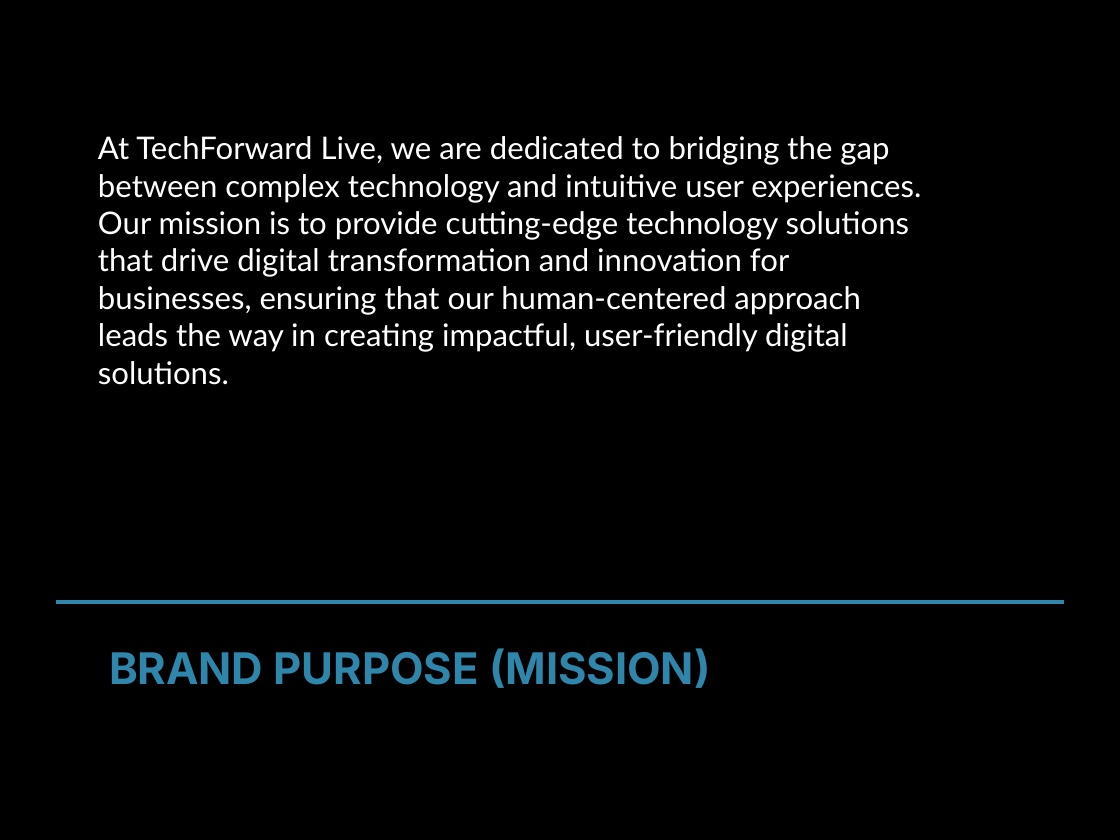
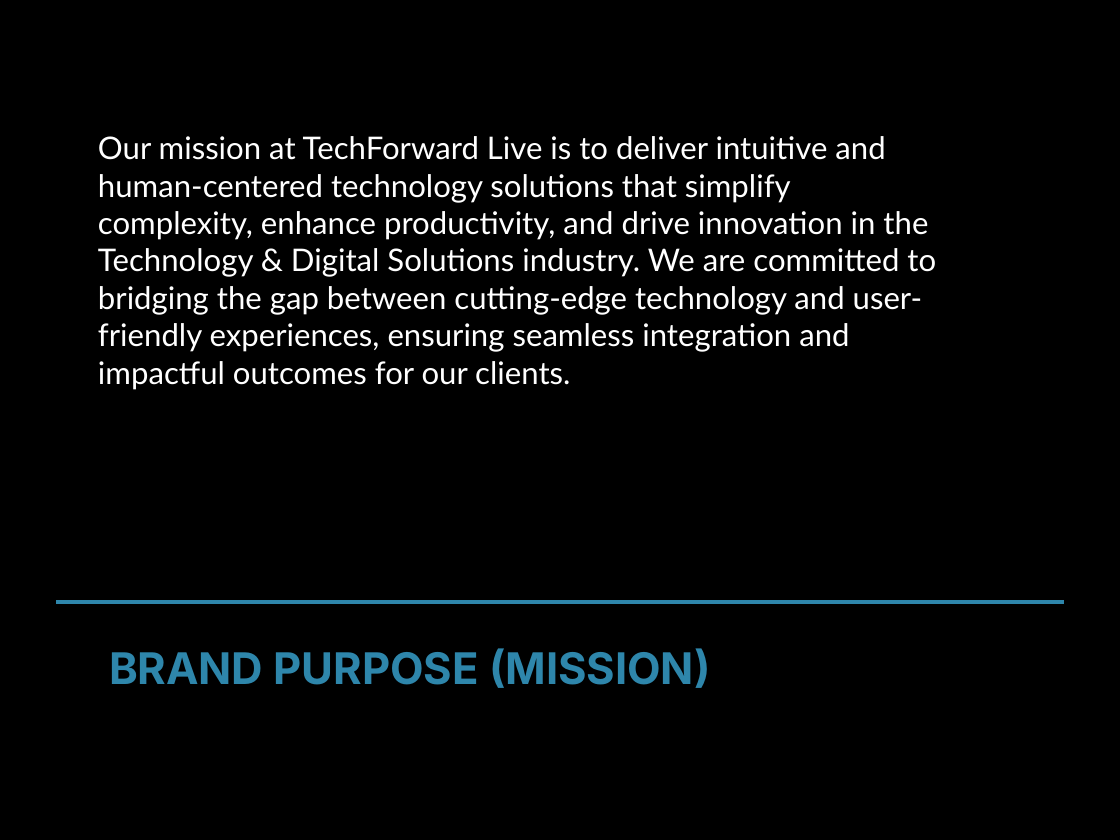
Before and after one commit to md-anas-sabah/brand_book_generator_crewai, a slide deck: slide 5 of output/techforward_live/techforward_live_enhanced_brand_book.pptx. Drawn at 1120x840 pixels with LibreOffice and Linux fonts; fonts in the diff are those of the drawing. Boxes give left, top, right and bottom in pixels: in the first picture for what was removed or moved away, otherwise in the second. Text is boxed around its words. In the diff, an @@ line names an element or a change of style, - is before the commit and + after.

```diff
--- a/output/techforward_live/techforward_live_enhanced_brand_book.pptx
+++ b/output/techforward_live/techforward_live_enhanced_brand_book.pptx
@@ text at (98, 136, 936, 389): text changed @@
-At TechForward Live, we are dedicated to bridging the gap between complex technology and intuitive user experiences. Our mission is to provide cutting-edge technology solutions that drive digital transformation and innovation for businesses, ensuring that our human-centered approach leads the way in creating impactful, user-friendly digital solutions.
+Our mission at TechForward Live is to deliver intuitive and human-centered technology solutions that simplify complexity, enhance productivity, and drive innovation in the Technology & Digital Solutions industry. We are committed to bridging the gap between cutting-edge technology and user-friendly experiences, ensuring seamless integration and impactful outcomes for our clients.
```
Also in this commit, not shown: 7 other slides changed, 1 other file.
